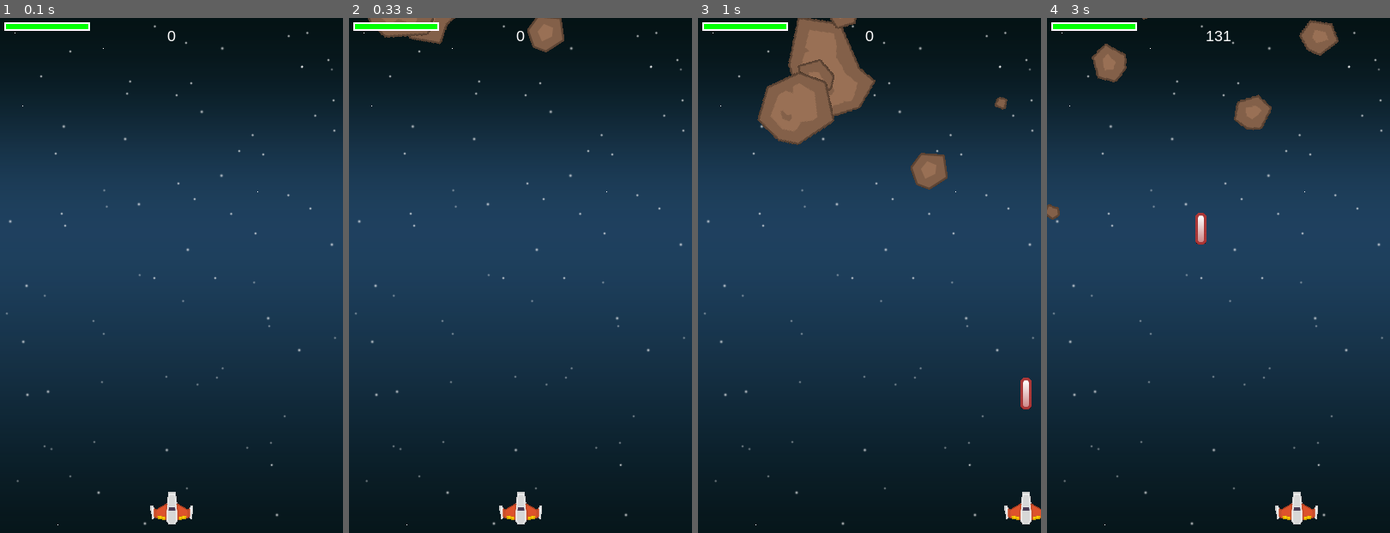
Above: before the commit, frames 1-4 (left to right).
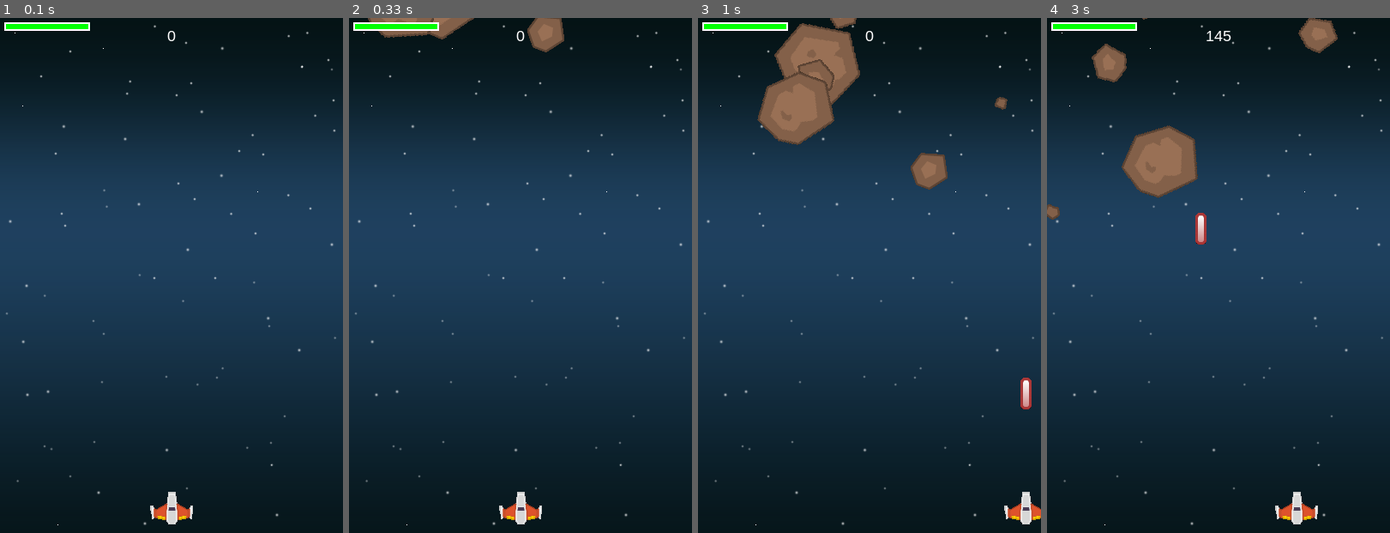
Above: after the commit, the same moments.

Repository: j-tesla/space-shooter
Game: pygame game, started from shmup.py
The game is run twice, just before and just after one commit, with the same random seed, the same clock (stepped at 60 frames per second) and the same inputs.
Inputs:
- Up to frame 1 (0.1 s): no input
- Up to frame 2 (0.33 s): no input
- Up to frame 3 (1 s): hold Right 0.33-0.8 s; hold Right from 0.83 s (still down); tap Space at 0.9 s
- Up to frame 4 (3 s): tap Space at 1.2, 1.4, 1.7, 1.97, 2.27, 2.4, 2.7 s; release Right at 1.3 s; hold Left 1.33-1.87 s; hold Left 1.9-2.3 s; hold Right 2.33-2.97 s

Frame 1 is identical in both runs. In frame 2, 0.3% of the frame differs, in the area x 17-37%, y 0-6%; in frame 3, 1.2%; in frame 4, 3.1%, in the area x 21-85%, y 0-35%.

Commit message:
:sparkles: added death explosion animation

Diff:
--- a/shmup.py
+++ b/shmup.py
@@ -52,7 +52,7 @@
         percentage = 0
     bar_length = 100
     bar_height = 10
-    filled = percentage / 100 *bar_length
+    filled = percentage / 100 * bar_length
     outline_rect = pygame.Rect(x, y, bar_length, bar_height)
     filled_rect = pygame.Rect(x, y, filled, bar_height)
     pygame.draw.rect(surf, GREEN, filled_rect)
@@ -151,11 +151,11 @@
 
 
 class Explosion(pygame.sprite.Sprite):
-    def __init__(self, center, size):
+    def __init__(self, anim, center, size):
         pygame.sprite.Sprite.__init__(self)
         self.size = int(size)
         self.anim = []
-        for expl_img in expln_anim:
+        for expl_img in anim:
             expl_img_resized = pygame.transform.scale(expl_img, (self.size, self.size))
             self.anim.append(expl_img_resized)
         self.image = self.anim[0]
@@ -164,11 +164,11 @@
         self.rect.center = center
         self.frame = 0
         self.last_update = pygame.time.get_ticks()
-        self.frame_rate = 50
+        self.frame_delay = 40
 
     def update(self):
         now = pygame.time.get_ticks()
-        if now - self.last_update > self.frame_rate:
+        if now - self.last_update > self.frame_delay:
             self.frame += 1
             if self.frame == len(self.anim):
                 self.kill()
@@ -188,20 +188,27 @@
 meteor_imgs = []
 meteor_list = ['meteorBrown_med1.png', 'meteorBrown_med1.png', 'meteorBrown_med3.png',
                'meteorBrown_med3.png', 'meteorBrown_tiny1.png',
-               'meteorBrown_tiny2.png', 'meteorBrown_big3.png', 'meteorBrown_big2.png']
+               'meteorBrown_tiny2.png', 'meteorBrown_big3.png', 'meteorBrown_big4.png']
 for img in meteor_list:
     meteor_imgs.append(pygame.image.load(os.path.join(img_dir, img)).convert())
 expln_anim = []
+player_expln_anim = []
 for i in range(9):
     filename = 'regularExplosion0{}.png'.format(i)
     img = pygame.image.load(os.path.join(img_dir, filename)).convert()
     expln_anim.append(img)
+    filename = 'sonicExplosion0{}.png'.format(i)
+    img = pygame.image.load(os.path.join(img_dir, filename)).convert()
+    player_expln_anim.append(img)
 
 # Load all game sounds
 shoot_snd = pygame.mixer.Sound(os.path.join(snd_dir, 'Laser Shot.wav'))
 expl_snds = []
 for expl in ['expl3.wav', 'expl6.wav']:
     expl_snds.append(pygame.mixer.Sound(os.path.join(snd_dir, expl)))
+for sound in expl_snds:
+    sound.set_volume(0.6)
+player_expln_snd = pygame.mixer.Sound(os.path.join(snd_dir, 'rumble1.ogg'))
 pygame.mixer.music.load(os.path.join(snd_dir, 'tgfcoder-FrozenJam-SeamlessLoop.ogg'))
 pygame.mixer.music.set_volume(0.4)
 
@@ -241,7 +248,7 @@
     for hit in hits:
         score += int((70 - hit.radius) / 2)
         random.choice(expl_snds).play()
-        explosion = Explosion(hit.rect.center, hit.rect.width * 0.9)
+        explosion = Explosion(expln_anim, hit.rect.center, hit.rect.width * 0.9)
         all_sprites.add(explosion)
         spawn_new_mob()
 
@@ -249,12 +256,21 @@
     hits = pygame.sprite.spritecollide(player, mobs, True, pygame.sprite.collide_circle)
     for hit in hits:
         player.shield -= hit.radius * 2
+
         if player.shield <= 0:
-            running = False
+            player_expln_snd.play()
+            death_explosion = Explosion(player_expln_anim, player.rect.center,
+                                        max(hit.rect.width * 0.5, player.rect.width * 1.4))
+            all_sprites.add(death_explosion)
+            player.kill()
+
         else:
-            explosion = Explosion(hit.rect.center, hit.rect.width * 0.5)
+            random.choice(expl_snds).play()
+            explosion = Explosion(expln_anim, hit.rect.center, hit.rect.width * 0.5)
             all_sprites.add(explosion)
             spawn_new_mob()
+    if not player.alive() and not death_explosion.alive():
+        running = False
 
     # Draw / render
     screen.fill(BLACK)
Binary file added: img/sonicExplosion00.png
Binary file added: img/sonicExplosion01.png
Binary file added: img/sonicExplosion02.png
Binary file added: img/sonicExplosion03.png
Binary file added: img/sonicExplosion04.png
Binary file added: img/sonicExplosion05.png
Binary file added: img/sonicExplosion06.png
Binary file added: img/sonicExplosion07.png
Binary file added: img/sonicExplosion08.png
Not shown, added: snd/rumble1.ogg
